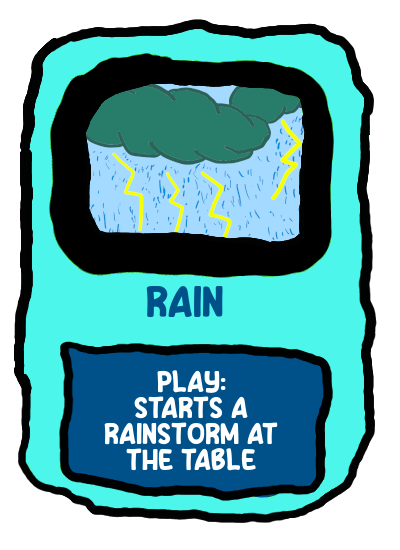
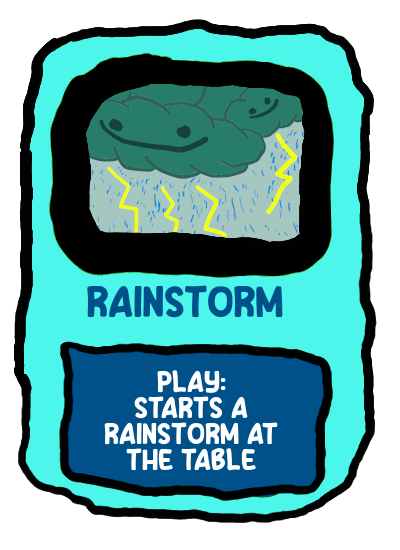
The second 400 × 550 image is a revision of the first. Changes to its layers:
renamed "Rain" to "Rainstorm", painted on it over <box>87,285,283,318</box>
painted on "Dropped Buffer" over <box>86,83,305,242</box>
